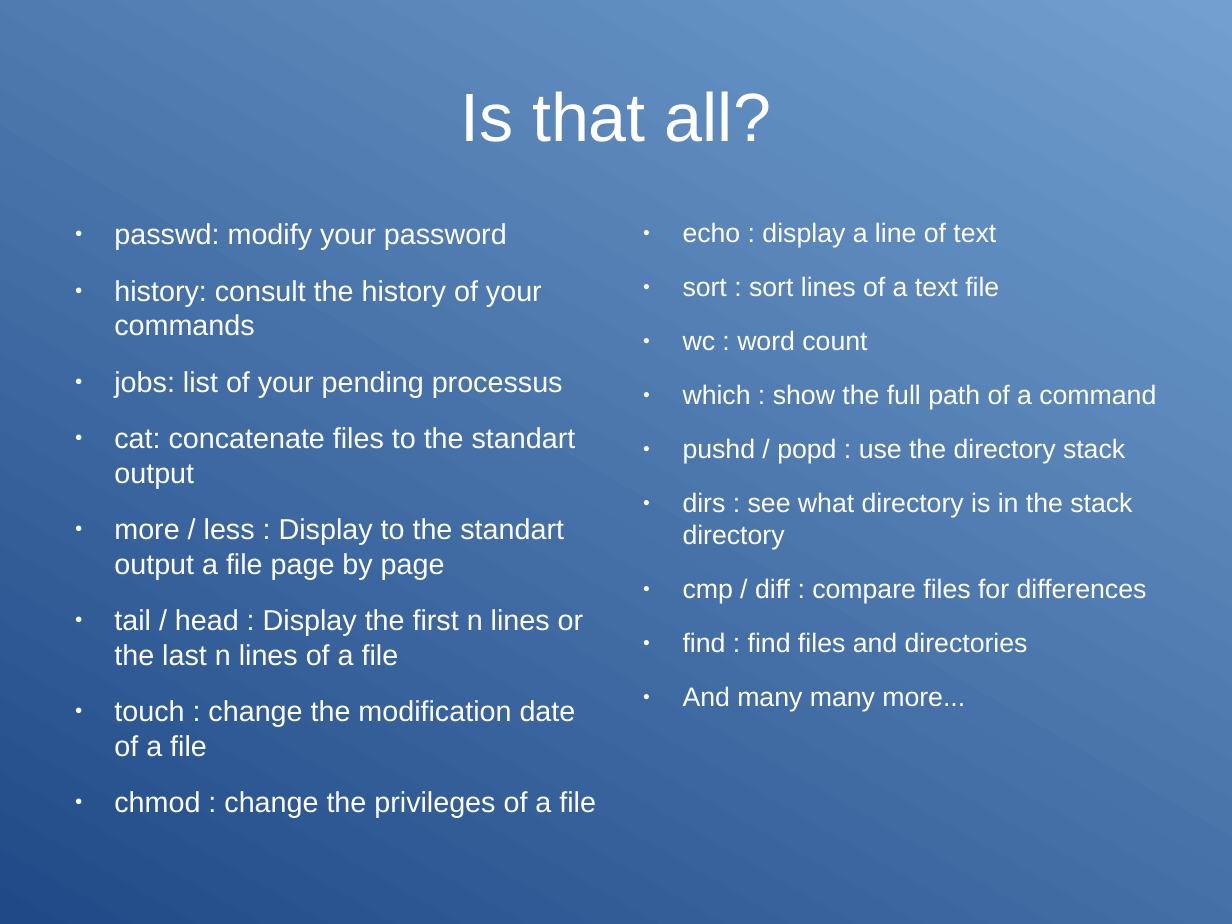
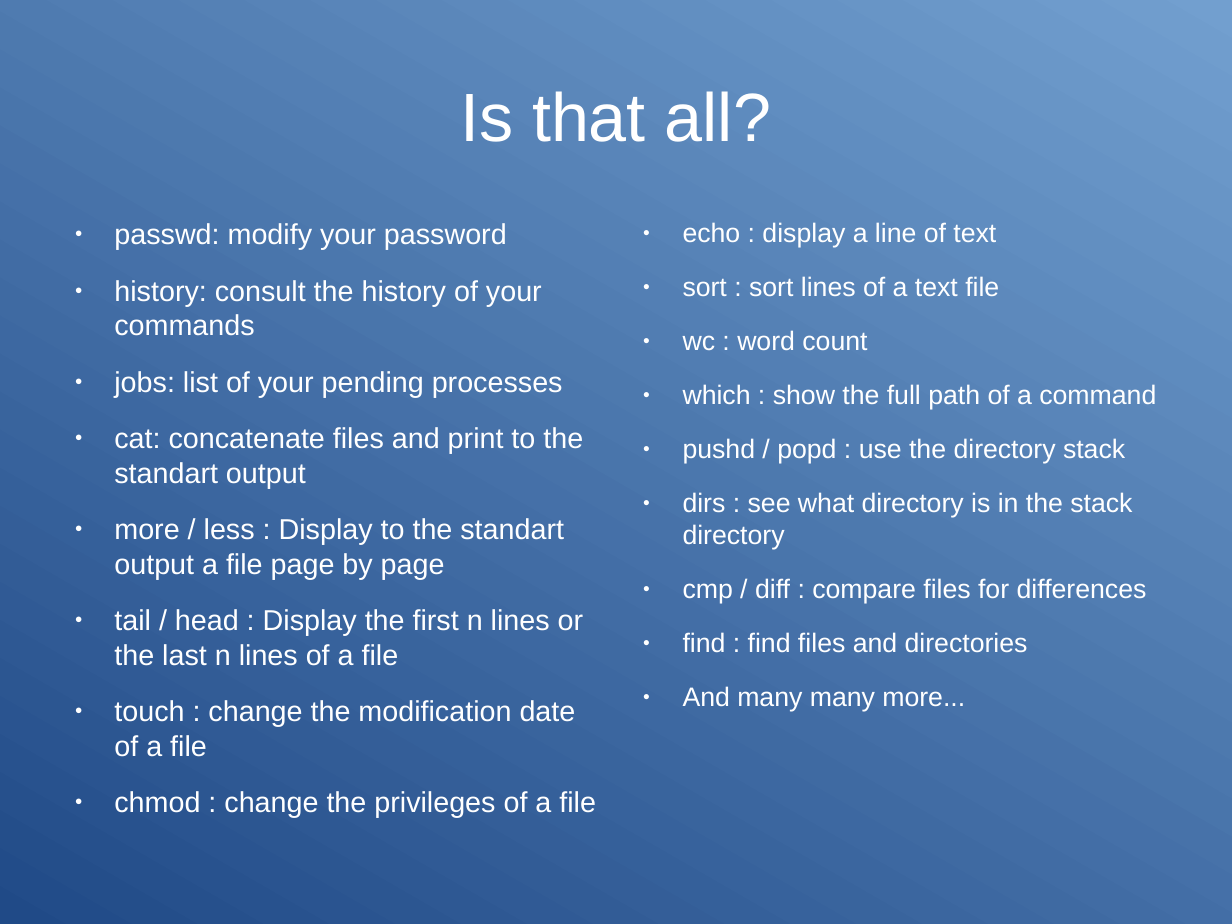
Before and after one commit to Clibre/An-introduction-to-bash, a slide deck: slide 15 of presentation.odp. Drawn at 1232x924 pixels with LibreOffice and Linux fonts; fonts in the diff are those of the drawing. Boxes give left, top, right and bottom in pixels: in the first picture for what was removed or moved away, otherwise in the second. Text is boxed around its words. In the diff, an @@ line names an element or a change of style, - is before the commit and + after.

```diff
--- a/presentation.odp
+++ b/presentation.odp
@@ text at (x1=114, y1=371, x2=583, y2=488): text changed @@
-● jobs: list of your pending processus
-● cat: concatenate files to the standart output
+● jobs: list of your pending processes
+● cat: concatenate files and print to the standart output
```
Also in this commit, not shown: 2 other slides changed.
